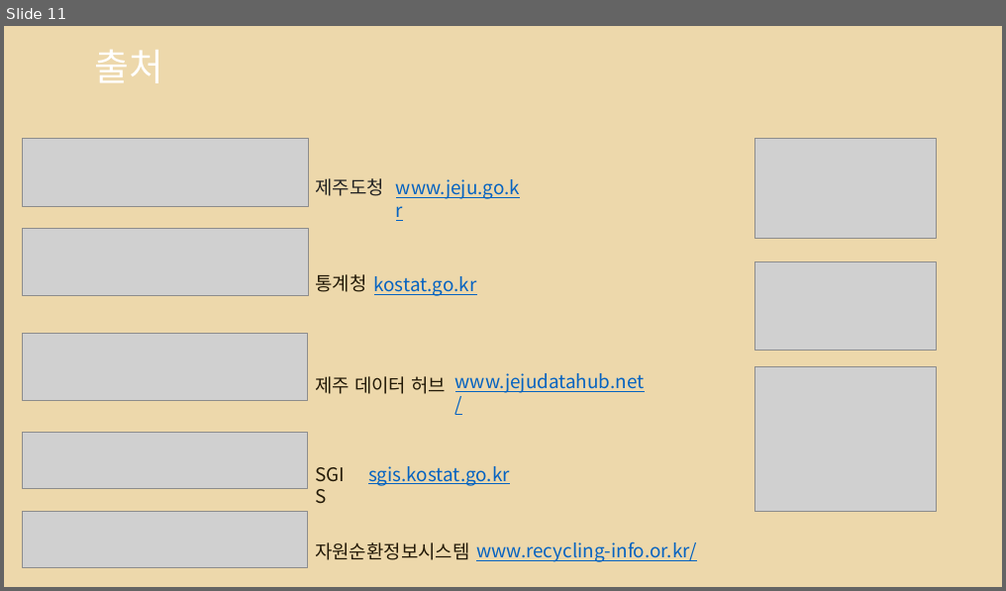
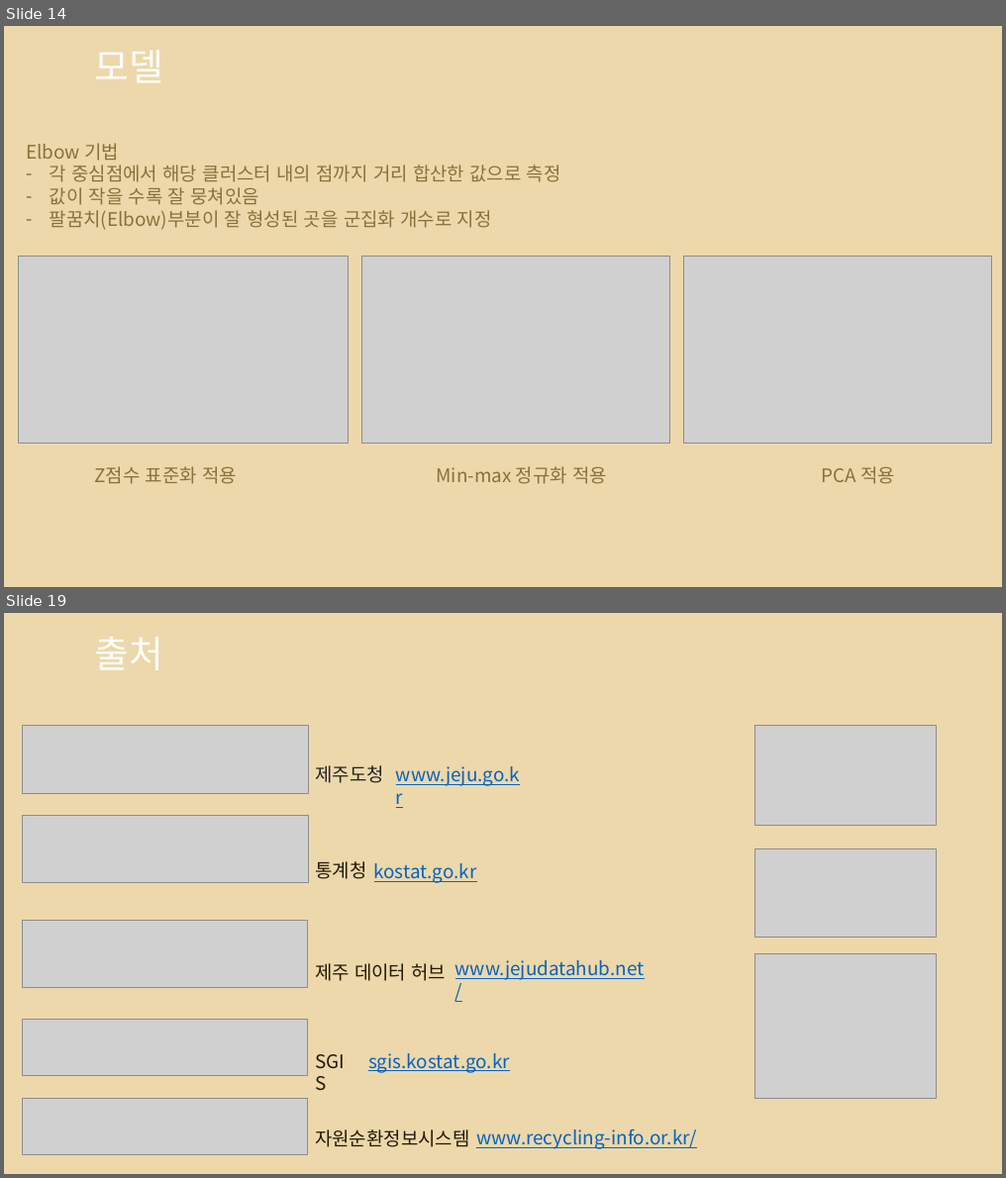
Before and after one commit to so-jeong0127/Python-Project, a slide deck: 3조_1차_재활용도움센터 위치 선정.pptx. Shown one above the other, each under a label of ours: slide 11 before the commit, slides 14 and 19 after it; the slides between them are not shown. The pictures are 1006x591 and 1006x1178 pixels, drawn with LibreOffice and Linux fonts; fonts in the diff are those of the drawing; grey boxes stand for pictures; background and template pictures are left out. Boxes give left, top, right and bottom in pixels: in the first picture for what was removed or moved away, otherwise in the second. Text is boxed around its words. In the diff, an @@ line names an element or a change of style, - is before the commit and + after.

```diff
--- a/3조_1차_재활용도움센터 위치 선정.pptx
+++ b/3조_1차_재활용도움센터 위치 선정.pptx
@@ slide 14 added at (4, 26, 1002, 587), background picture (left out) @@
@@ title added at (95, 50, 164, 83), 36 pt, text #FFFFFF @@
+모델
@@ text added at (26, 143, 561, 230), 18 pt, text #8A713B @@
+Elbow 기법
+– 각 중심점에서 해당 클러스터 내의 점까지 거리 합산한 값으로 측정
+– 값이 작을 수록 잘 뭉쳐있음
+– 팔꿈치(Elbow)부분이 잘 형성된 곳을 군집화 개수로 지정
@@ picture added at (18, 256, 348, 443) @@
@@ picture added at (361, 257, 669, 444) @@
@@ picture added at (684, 257, 991, 444) @@
@@ text added at (94, 467, 237, 484), 18 pt, text #8A713B @@
+Z점수 표준화 적용
@@ text added at (437, 467, 607, 484), 18 pt, text #8A713B @@
+Min-max 정규화 적용
@@ text added at (821, 467, 895, 484), 18 pt, text #8A713B @@
+PCA 적용
@@ what was slide 11 is now slide 19 @@
```
Also in this commit, not shown: 8 other slides added, 1 slide removed, 1 other file.
